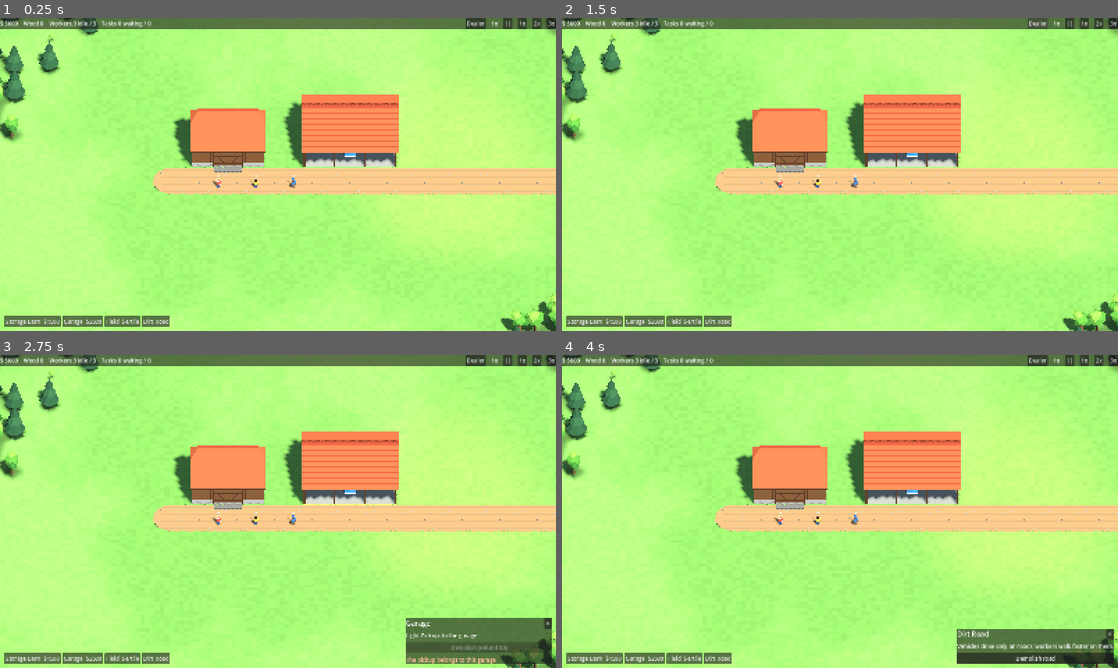
Above: before the commit, frames 1-4 (two rows, left to right).
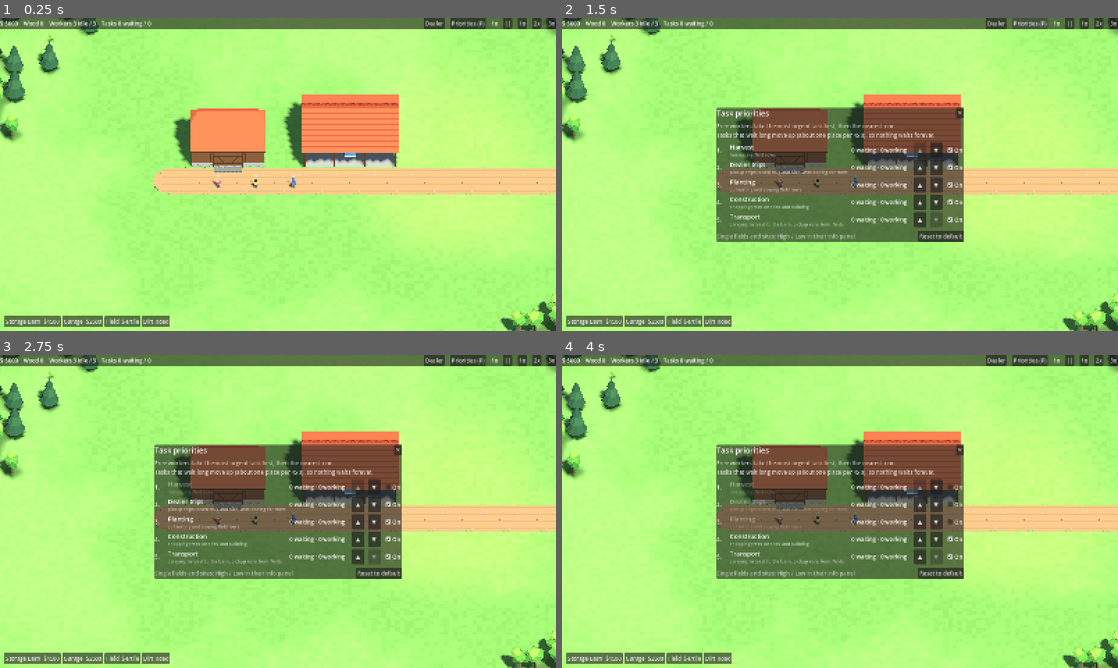
Above: after the commit, the same moments.

Repository: tominek/farmio
Game: Godot game, scene res://scenes/game.tscn
Two runs of this game, one before a commit and one after it. Both use one fixed random seed, a clock stepped at 60 frames per second and the inputs below.
Inputs (mouse positions are in pixels of both pictures, inside the frame that each line leads up to):
- Up to frame 1 (0.25 s): no input
- Up to frame 2 (1.5 s): click "Dealer" at 0.5 s; click (1029, 24) at 1.25 s, where only the run after the commit has a clickable "Priorities (P)"
- Up to frame 3 (2.75 s): click (394, 486) at 2 s, where only the run after the commit has a clickable "On"
- Up to frame 4 (4 s): click (956, 505) at 2.75 s, where only the run after the commit has a clickable "On"; click (956, 520) at 3.5 s, where only the run after the commit has a clickable "On"

The runs differ from the first frame. In frame 1, 0.3% of the frame differs, in the area x 76-88%, y 0-4%; in frame 2, 19%; in frame 3, 23%, in the area x 27-100%, y 0-99%; in frame 4, 23%.

Commit message:
Add the task priority panel (P) and per-field/site priority
- Rank task categories, switch a category off (HUD alert when its tasks wait), reset to default
- Waiting / working counts per category; task aging still applies
- High / Normal / Low priority for a field or construction site in its info panel

Diff:
--- a/scripts/game.gd
+++ b/scripts/game.gd
@@ -109,6 +109,8 @@
 				_set_speed(3.0)
 			KEY_F12:
 				hud.toggle_dev_menu()
+			KEY_P:
+				hud.toggle_priorities()
 			KEY_ESCAPE:
 				hud.info.clear()
 			KEY_DELETE, KEY_BACKSPACE:
@@ -319,6 +321,15 @@
 		print("   money ", world.money, " pickup: ", world.trip_status, " alerts: ", world.alerts())
 		if step[1] == "13_growing" or step[1] == "14_ripe":
 			await _shot(step[1] + "_close", center + Vector3(-8, 0, 2), 22.0, 30.0)
+		if step[1] == "11_cultivating":
+			world.set_category_on(Task.Category.PLANTING, false)
+			world.move_category(Task.Category.TRANSPORT, -4)
+			_simulate(20.0)
+			hud.toggle_priorities()
+			await _shot("11b_priorities", center, 50.0, 0.0)
+			print("planting off for 20 s: ", world.category_counts()[Task.Category.PLANTING], " order ", world.category_order, " alerts ", world.alerts())
+			hud.toggle_priorities()
+			world.reset_priorities()
 		if step[1] == "13_growing" and not world.fields.is_empty():
 			world.set_field_crop(world.fields[0], &"corn")
 			hud.info.select(world.fields[0])
--- a/scripts/sim/building.gd
+++ b/scripts/sim/building.gd
@@ -10,6 +10,7 @@
 var size: Vector2i          # footprint on the grid
 var access: Vector2i
 var paid := 0               # money spent on it, refunded when demolished (starting buildings: 0)
+var priority := 0           # player override: +1 High, 0 Normal, -1 Low (one category level each)
 
 
 func _init(p_id: int, p_def_id: StringName, p_anchor: Vector2i, p_rot: int, p_base_size := Vector2i.ZERO) -> void:
--- a/scripts/sim/task.gd
+++ b/scripts/sim/task.gd
@@ -4,6 +4,14 @@
 
 enum Kind { CHOP, BUILD, FIELD, HAUL, TRIP, HELP }
 enum Category { HARVEST, DEALER, PLANTING, CONSTRUCTION, TRANSPORT }   # default priority order
+
+const CATEGORY_NAMES := {
+	Category.HARVEST: ["Harvest", "harvesting field rows"],
+	Category.DEALER: ["Dealer trips", "pickup trips to sell, buy and hire, and loading for them"],
+	Category.PLANTING: ["Planting", "cultivating and sowing field rows"],
+	Category.CONSTRUCTION: ["Construction", "chopping trees on sites and building"],
+	Category.TRANSPORT: ["Transport", "carrying harvest to the barn, pickup runs from fields"],
+}
 
 var kind: Kind
 var category := Category.CONSTRUCTION
@@ -49,7 +57,7 @@
 		Kind.HAUL:
 			return "Carry %s to storage" % Defs.CROPS[field.crop]["name"]
 		Kind.TRIP:
-			return "Drive to the Dealer"
+			return "Drive the pickup to the field" if field else "Drive the pickup to the Dealer"
 		Kind.HELP:
 			return "Help load the pickup"
 	return "?"
--- a/scripts/sim/task_queue.gd
+++ b/scripts/sim/task_queue.gd
@@ -1,8 +1,8 @@
 class_name TaskQueue
 extends RefCounted
 ## Global queue of pending tasks. Free workers pick by priority → distance → age.
-## Priority = task category, raised by waiting time (see priority()), so low categories
-## (transport) never starve while fields keep generating work.
+## Priority = rank of the task category in the player's order (priority panel), raised by
+## waiting time (see priority()), so low categories never starve while fields keep generating work.
 
 const MAX_TRIES := 8
 
@@ -25,26 +25,31 @@
 	return n
 
 
-## Lower = sooner. One category level is worth TASK_AGING seconds of waiting, so an old
-## transport task eventually goes before fresh field work; 15 s buckets let distance decide
+## Lower = sooner. Rank of the category in the player's order, raised one level for a High
+## building (lowered for Low); one level is worth TASK_AGING seconds of waiting, so an old
+## transport task eventually goes before fresh field work. 15 s buckets let distance decide
 ## between tasks of similar urgency.
-func priority(t: Task, now: float) -> int:
-	return floori((t.category * Defs.TASK_AGING - (now - t.created)) / 15.0)
+func priority(world: World, t: Task) -> int:
+	var level := world.category_order.find(t.category)
+	var b: Building = t.site if t.site else t.field
+	if b:
+		level -= b.priority
+	return floori((level * Defs.TASK_AGING - (world.time - t.created)) / 15.0)
 
 
 ## Finds and claims a task for the worker. Returns the task with the worker's path set, or null.
 func pick(world: World, worker: Worker) -> Task:
 	var candidates: Array[Task] = []
 	for t in tasks:
-		if t.worker == null and t.retry_at <= world.time:
+		if t.worker == null and t.retry_at <= world.time and not world.category_off.has(t.category):
 			candidates.append(t)
 	if candidates.is_empty():
 		return null
 	var from := worker.cell()
 	var now := world.time
 	candidates.sort_custom(func(a: Task, b: Task) -> bool:
-		var pa := priority(a, now)
-		var pb := priority(b, now)
+		var pa := priority(world, a)
+		var pb := priority(world, b)
 		if pa != pb:
 			return pa < pb
 		var da := from.distance_squared_to(a.cell)
--- a/scripts/sim/world.gd
+++ b/scripts/sim/world.gd
@@ -29,6 +29,8 @@
 var hires_wanted := 0               # workers hired at the Dealer, waiting to be picked up
 var _hire_fees: Array[int] = []    # prepaid fee of each waiting hire (refunded on cancel)
 var trip_status := "In the garage"
+var category_order: Array = Task.Category.values()   # player-ranked task categories, first = most urgent
+var category_off := {}             # Task.Category -> true: workers ignore these tasks
 
 var tree_kind: PackedByteArray     # Defs.TreeKind per tile
 var tree_stage: PackedByteArray    # Defs.TreeStage per tile
@@ -671,9 +673,46 @@
 	return out
 
 
+# --- priorities ----------------------------------------------------------------
+
+## Moves a category up (delta -1) or down (+1) in the player's order.
+func move_category(cat: int, delta: int) -> void:
+	var i := category_order.find(cat)
+	var j := clampi(i + delta, 0, category_order.size() - 1)
+	category_order.remove_at(i)
+	category_order.insert(j, cat)
+
+
+func set_category_on(cat: int, on: bool) -> void:
+	if on:
+		category_off.erase(cat)
+	else:
+		category_off[cat] = true
+
+
+func reset_priorities() -> void:
+	category_order = Task.Category.values()
+	category_off.clear()
+
+
+## [waiting, in progress] task counts per category.
+func category_counts() -> Dictionary:
+	var out := {}
+	for c in Task.Category.values():
+		out[c] = [0, 0]
+	for t in tasks.tasks:
+		out[t.category][0 if t.worker == null else 1] += 1
+	return out
+
+
 ## Short warnings for the HUD.
 func alerts() -> PackedStringArray:
 	var out := PackedStringArray()
+	var counts := category_counts()
+	for c: int in category_off:
+		if counts[c][0] > 0:
+			var n: int = counts[c][0]
+			out.append("%s is switched off — %d %s waiting (priorities: P)" % [Task.CATEGORY_NAMES[c][0], n, "task" if n == 1 else "tasks"])
 	var short := seed_shortage()
 	for res: StringName in short:
 		var ordered: float = orders.get(res, 0.0)
--- a/scripts/ui/hud.gd
+++ b/scripts/ui/hud.gd
@@ -13,6 +13,7 @@
 var dealer_panel: DealerPanel
 var dev_menu: DevMenu
 var info: InfoPanel
+var priorities: PriorityPanel
 var _alerts: Label
 var _float: PanelContainer        # crop icons floating above the field being drawn
 var _float_icons := {}
@@ -38,6 +39,11 @@
 	dealer_btn.focus_mode = Control.FOCUS_NONE
 	dealer_btn.pressed.connect(toggle_dealer)
 	bar.add_child(dealer_btn)
+	var prio_btn := Button.new()
+	prio_btn.text = "Priorities (P)"
+	prio_btn.focus_mode = Control.FOCUS_NONE
+	prio_btn.pressed.connect(toggle_priorities)
+	bar.add_child(prio_btn)
 	_speed_label = Label.new()
 	bar.add_child(_speed_label)
 	for s in [[0.0, "||"], [1.0, "1x"], [2.0, "2x"], [3.0, "3x"]]:
@@ -67,6 +73,12 @@
 	dev_menu.position += Vector2(-16, 44)
 	dev_menu.speed_requested.connect(func(s: float) -> void: speed_requested.emit(s))
 	dev_menu.hide()
+
+	priorities = PriorityPanel.new()
+	add_child(priorities)
+	priorities.setup(world)
+	priorities.set_anchors_and_offsets_preset(Control.PRESET_CENTER)
+	priorities.hide()
 
 	info = InfoPanel.new()
 	add_child(info)
@@ -189,6 +201,7 @@
 func toggle_dealer() -> void:
 	dealer_panel.visible = not dealer_panel.visible
 	if dealer_panel.visible:
+		priorities.hide()
 		dealer_panel.refresh()
 
 
@@ -196,3 +209,10 @@
 	dev_menu.visible = not dev_menu.visible
 	if dev_menu.visible:
 		dev_menu.refresh()
+
+
+func toggle_priorities() -> void:
+	priorities.visible = not priorities.visible
+	if priorities.visible:
+		dealer_panel.hide()
+		priorities.rebuild()
--- a/scripts/ui/info_panel.gd
+++ b/scripts/ui/info_panel.gd
@@ -11,6 +11,8 @@
 var _body: Label
 var _crops: HBoxContainer
 var _crop_buttons := {}
+var _prio: HBoxContainer
+var _prio_buttons := {}         # Building.priority value -> Button
 var _action: Button
 var _reason: Label
 var _armed := false             # demolish needs a second click
@@ -59,6 +61,24 @@
 		_crops.add_child(b)
 		_crop_buttons[c] = b
 
+	_prio = HBoxContainer.new()
+	_prio.add_theme_constant_override("separation", 6)
+	box.add_child(_prio)
+	var plbl := Label.new()
+	plbl.text = "Priority:"
+	_prio.add_child(plbl)
+	for p in [[1, "High"], [0, "Normal"], [-1, "Low"]]:
+		var b := Button.new()
+		b.text = p[1]
+		b.toggle_mode = true
+		b.focus_mode = Control.FOCUS_NONE
+		b.pressed.connect(func() -> void:
+			if target is Building:
+				(target as Building).priority = p[0]
+				refresh())
+		_prio.add_child(b)
+		_prio_buttons[p[0]] = b
+
 	_action = Button.new()
 	_action.focus_mode = Control.FOCUS_NONE
 	_action.pressed.connect(press_action)
@@ -130,6 +150,10 @@
 	if target == null:
 		return
 	_crops.visible = target is Field
+	_prio.visible = target is Field or target is ConstructionSite
+	if _prio.visible:
+		for p: int in _prio_buttons:
+			(_prio_buttons[p] as Button).button_pressed = (target as Building).priority == p
 	_action.visible = false
 	_reason.text = ""
 	if target is Field:
--- /dev/null
+++ b/scripts/ui/priority_panel.gd
@@ -0,0 +1,133 @@
+class_name PriorityPanel
+extends PanelContainer
+## Task priorities (P): the player ranks task categories and can switch them off.
+## Waiting tasks still age, so low categories get done eventually.
+
+var world: World
+var _rows: VBoxContainer
+var _counts := {}           # category -> Label
+var _accum := 0.0
+
+
+func setup(p_world: World) -> void:
+	world = p_world
+	custom_minimum_size = Vector2(620, 0)
+	var box := VBoxContainer.new()
+	box.add_theme_constant_override("separation", 10)
+	add_child(box)
+
+	var head := HBoxContainer.new()
+	box.add_child(head)
+	var title := Label.new()
+	title.text = "Task priorities"
+	title.add_theme_font_size_override("font_size", 22)
+	title.size_flags_horizontal = Control.SIZE_EXPAND_FILL
+	head.add_child(title)
+	var close := Button.new()
+	close.text = "✕"
+	close.focus_mode = Control.FOCUS_NONE
+	close.pressed.connect(hide)
+	head.add_child(close)
+
+	var note := Label.new()
+	note.text = "Free workers take the most urgent task first, then the nearest one.\nTasks that wait long move up (about one place per %d s), so nothing waits forever." % Defs.TASK_AGING
+	note.modulate = Color(1, 1, 1, 0.7)
+	box.add_child(note)
+
+	_rows = VBoxContainer.new()
+	_rows.add_theme_constant_override("separation", 6)
+	box.add_child(_rows)
+
+	var foot := HBoxContainer.new()
+	box.add_child(foot)
+	var hint := Label.new()
+	hint.text = "Single fields and sites: High / Low in their info panel"
+	hint.modulate = Color(1, 1, 1, 0.6)
+	hint.size_flags_horizontal = Control.SIZE_EXPAND_FILL
+	foot.add_child(hint)
+	var reset := Button.new()
+	reset.text = "Reset to default"
+	reset.focus_mode = Control.FOCUS_NONE
+	reset.pressed.connect(func() -> void:
+		world.reset_priorities()
+		rebuild())
+	foot.add_child(reset)
+	rebuild()
+
+
+func rebuild() -> void:
+	for c in _rows.get_children():
+		c.queue_free()
+	_counts.clear()
+	var n := world.category_order.size()
+	for i in n:
+		var cat: int = world.category_order[i]
+		var on := not world.category_off.has(cat)
+		var row := HBoxContainer.new()
+		row.add_theme_constant_override("separation", 10)
+		_rows.add_child(row)
+
+		var rank := Label.new()
+		rank.text = "%d." % (i + 1)
+		rank.custom_minimum_size.x = 28
+		row.add_child(rank)
+		var text := VBoxContainer.new()
+		text.size_flags_horizontal = Control.SIZE_EXPAND_FILL
+		text.add_theme_constant_override("separation", 0)
+		row.add_child(text)
+		var name := Label.new()
+		name.text = Task.CATEGORY_NAMES[cat][0]
+		name.add_theme_font_size_override("font_size", 18)
+		text.add_child(name)
+		var desc := Label.new()
+		desc.text = Task.CATEGORY_NAMES[cat][1]
+		desc.add_theme_font_size_override("font_size", 13)
+		desc.modulate = Color(1, 1, 1, 0.6)
+		text.add_child(desc)
+		if not on:
+			text.modulate = Color(1, 1, 1, 0.4)
+
+		var count := Label.new()
+		count.custom_minimum_size.x = 170
+		row.add_child(count)
+		_counts[cat] = count
+		row.add_child(_button("▲", i > 0, func() -> void:
+			world.move_category(cat, -1)
+			rebuild()))
+		row.add_child(_button("▼", i < n - 1, func() -> void:
+			world.move_category(cat, 1)
+			rebuild()))
+		var toggle := CheckBox.new()
+		toggle.text = "On"
+		toggle.button_pressed = on
+		toggle.focus_mode = Control.FOCUS_NONE
+		toggle.toggled.connect(func(v: bool) -> void:
+			world.set_category_on(cat, v)
+			rebuild())
+		row.add_child(toggle)
+	refresh()
+
+
+func _button(text: String, enabled: bool, on_pressed: Callable) -> Button:
+	var b := Button.new()
+	b.text = text
+	b.disabled = not enabled
+	b.focus_mode = Control.FOCUS_NONE
+	b.custom_minimum_size = Vector2(36, 0)
+	b.pressed.connect(on_pressed)
+	return b
+
+
+func _process(delta: float) -> void:
+	if not visible:
+		return
+	_accum += delta
+	if _accum > 0.25:
+		_accum = 0.0
+		refresh()
+
+
+func refresh() -> void:
+	var counts := world.category_counts()
+	for cat in _counts:
+		(_counts[cat] as Label).text = "%d waiting · %d working" % counts[cat]
Not shown, added: scripts/ui/priority_panel.gd.uid
Not shown, changed: docs/design/03-workers.md
